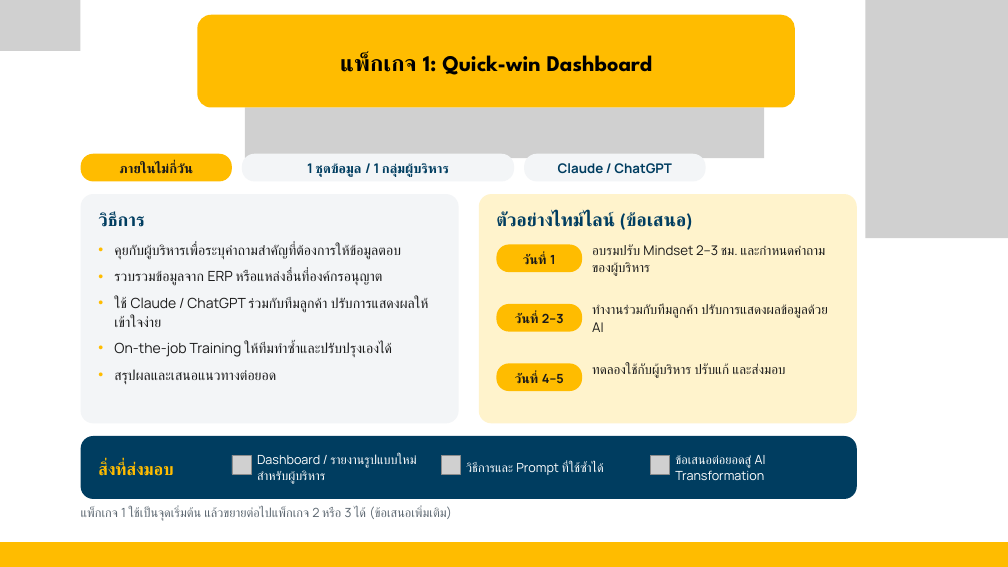
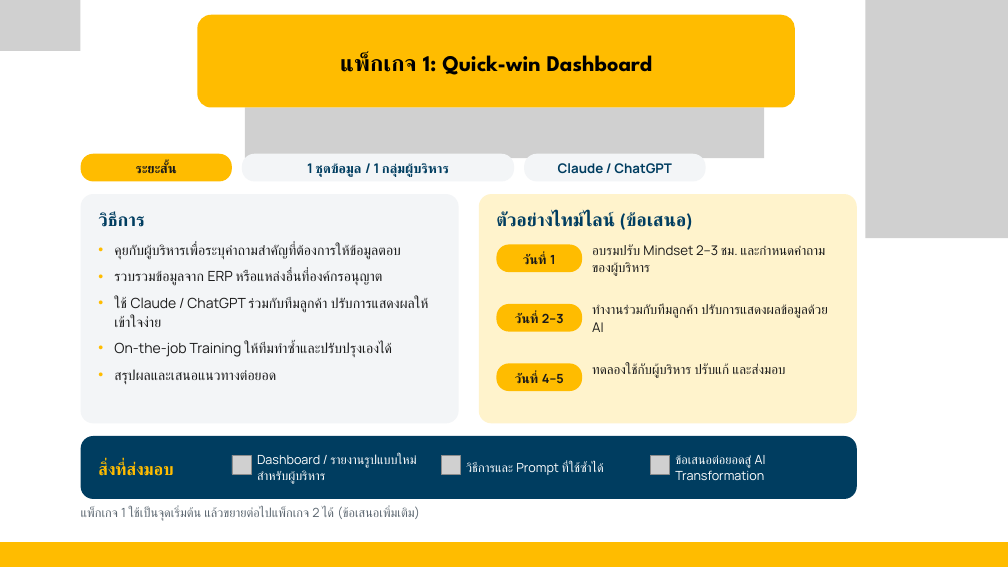
Before and after one commit to petong29149/imc-neuronknowledge, a slide deck: slide 8 of docs/sales/IMC_AI_Transformation_Packages.pptx. Drawn at 1008x567 pixels with LibreOffice and Linux fonts; fonts in the diff are those of the drawing; grey boxes stand for pictures. Boxes give left, top, right and bottom in pixels: in the first picture for what was removed or moved away, otherwise in the second. Text is boxed around its words. In the diff, an @@ line names an element or a change of style, - is before the commit and + after.

```diff
--- a/docs/sales/IMC_AI_Transformation_Packages.pptx
+++ b/docs/sales/IMC_AI_Transformation_Packages.pptx
@@ text in rounded rectangle at (136, 163, 177, 174): text changed @@
-ภายในไม่กี่วัน
+ระยะสั้น
@@ text at (81, 505, 420, 521): text changed @@
-แพ็กเกจ 1 ใช้เป็นจุดเริ่มต้น แล้วขยายต่อไปแพ็กเกจ 2 หรือ 3 ได้ (ข้อเสนอเพิ่มเติม)
+แพ็กเกจ 1 ใช้เป็นจุดเริ่มต้น แล้วขยายต่อไปแพ็กเกจ 2 ได้ (ข้อเสนอเพิ่มเติม)
```
Also in this commit, not shown: 13 other slides changed, 1 slide removed, 21 other files.
